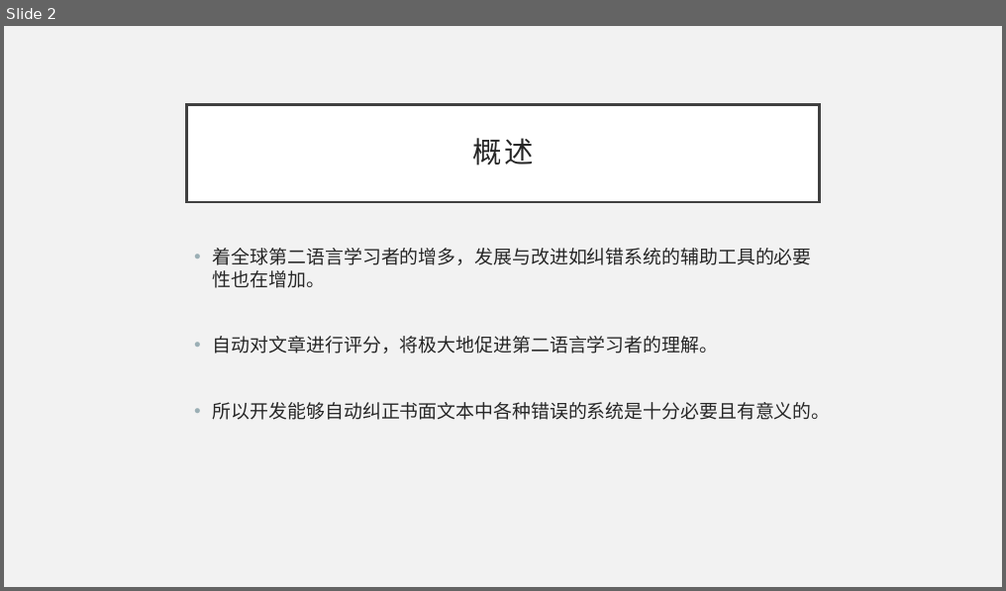
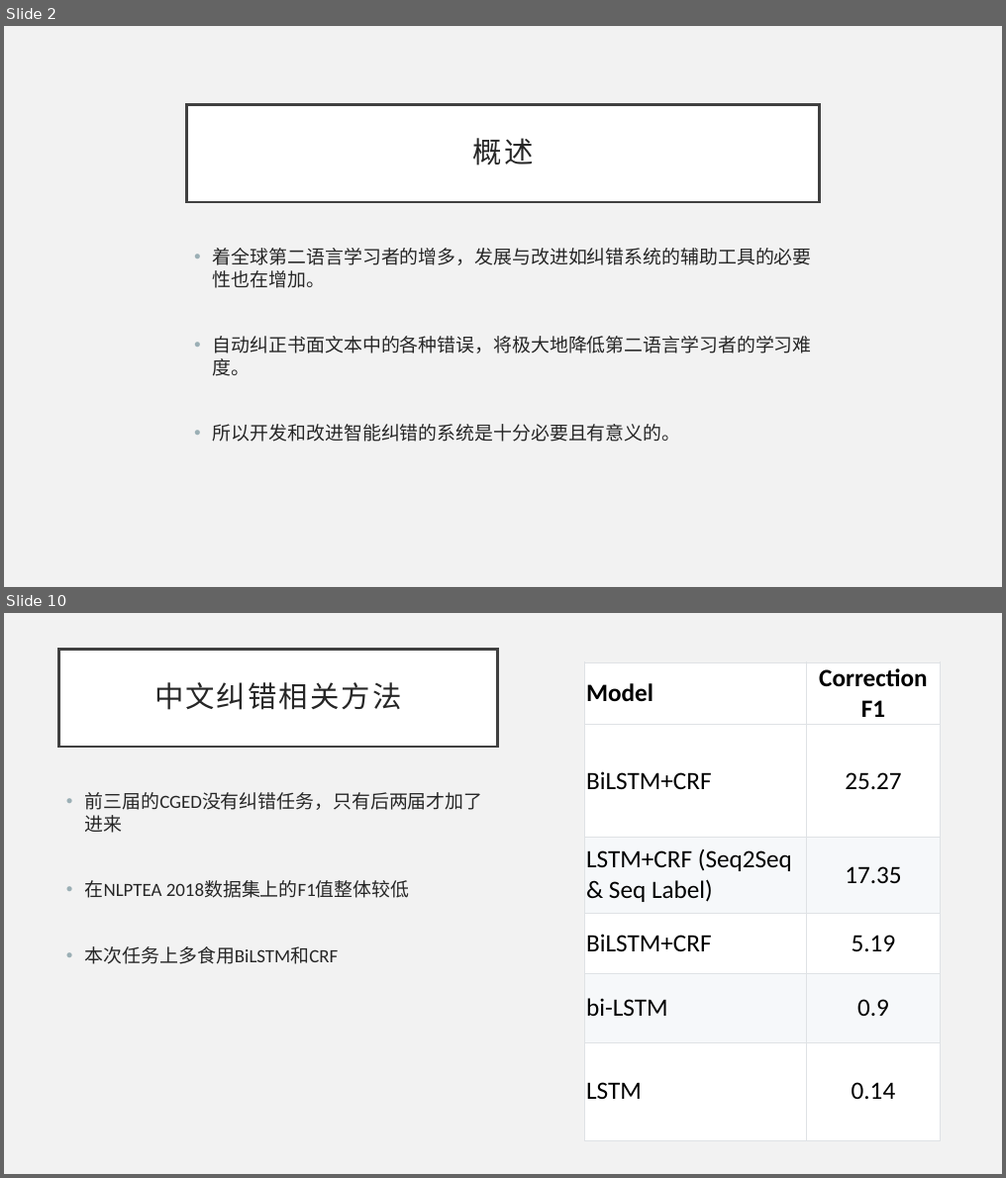
Before and after one commit to li-aolong/li-aolong.github.io, a slide deck: 北理东南研究院相关/报告-李英豪.pptx. Shown one above the other, each under a label of ours: slide 2 before the commit, slides 2 and 10 after it; the slides between them are not shown. The pictures are 1006x591 and 1006x1178 pixels, drawn with LibreOffice and Linux fonts; fonts in the diff are those of the drawing. Boxes give left, top, right and bottom in pixels: in the first picture for what was removed or moved away, otherwise in the second. Text is boxed around its words. In the diff, an @@ line names an element or a change of style, - is before the commit and + after.

```diff
--- a/北理东南研究院相关/报告-李英豪.pptx
+++ b/北理东南研究院相关/报告-李英豪.pptx
@@ slide 10 added at bbox=[4, 613, 1002, 1174], background #F2F2F2 @@
@@ title added at bbox=[58, 650, 497, 747], fill #FFFFFF, outline #404040 2.5 pt, 28 pt, text #262626 @@
+中文纠错相关方法
@@ table added at bbox=[585, 663, 940, 1140], 6 rows, 2 columns @@
+Model | Correction F1
+BiLSTM+CRF | 25.27
+LSTM+CRF (Seq2Seq & Seq Label) | 17.35
+BiLSTM+CRF | 5.19
+bi-LSTM | 0.9
+LSTM | 0.14
@@ text added at bbox=[85, 792, 483, 833], 18 pt, text #262626 @@
+• 前三届的CGED没有纠错任务，只有后两届才加了进来
+• 在NLPTEA 2018数据集上的F1值整体较低
+• 本次任务上多食用BiLSTM和CRF
@@ slide 2 changed as well @@
@@ text at bbox=[213, 336, 812, 442]: text changed @@
-• 自动对文章进行评分，将极大地促进第二语言学习者的理解。
-• 所以开发能够自动纠正书面文本中各种错误的系统是十分必要且有意义的。
+• 自动纠正书面文本中的各种错误，将极大地降低第二语言学习者的学习难度。
+• 所以开发和改进智能纠错的系统是十分必要且有意义的。
```
Also in this commit, not shown: 1 other slide changed, 11 other slides added, 1 slide removed.
